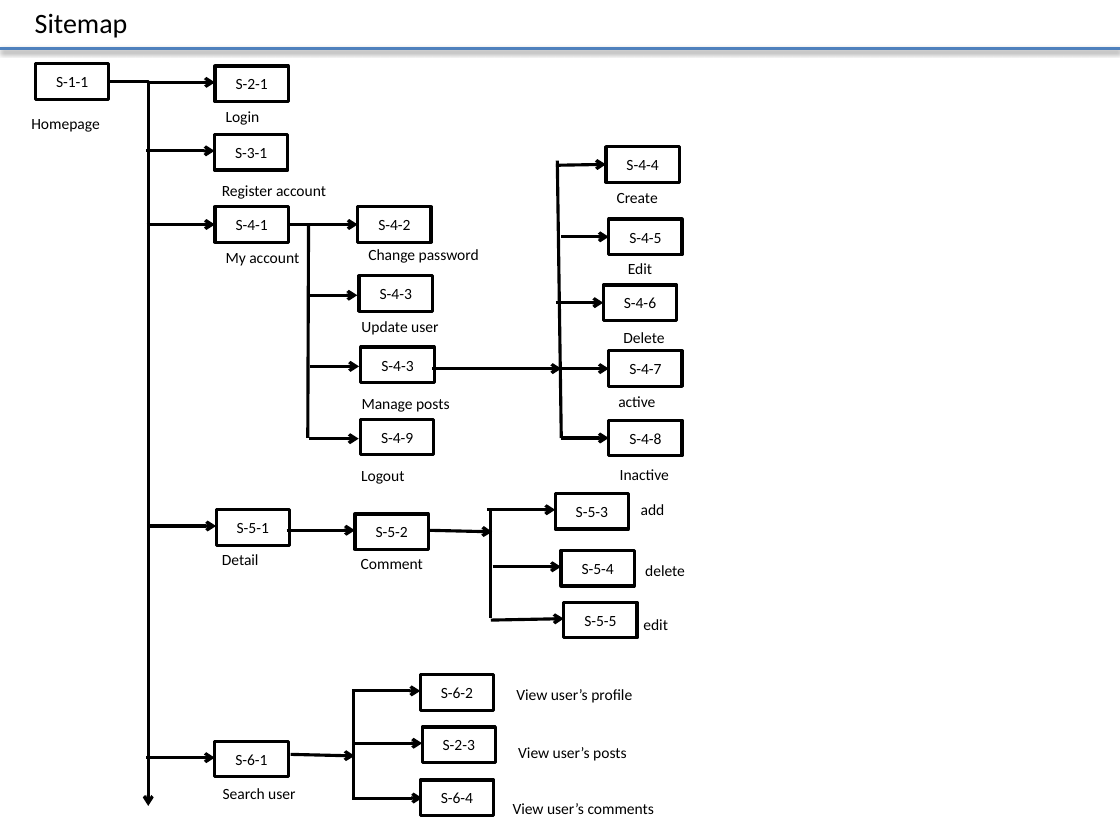
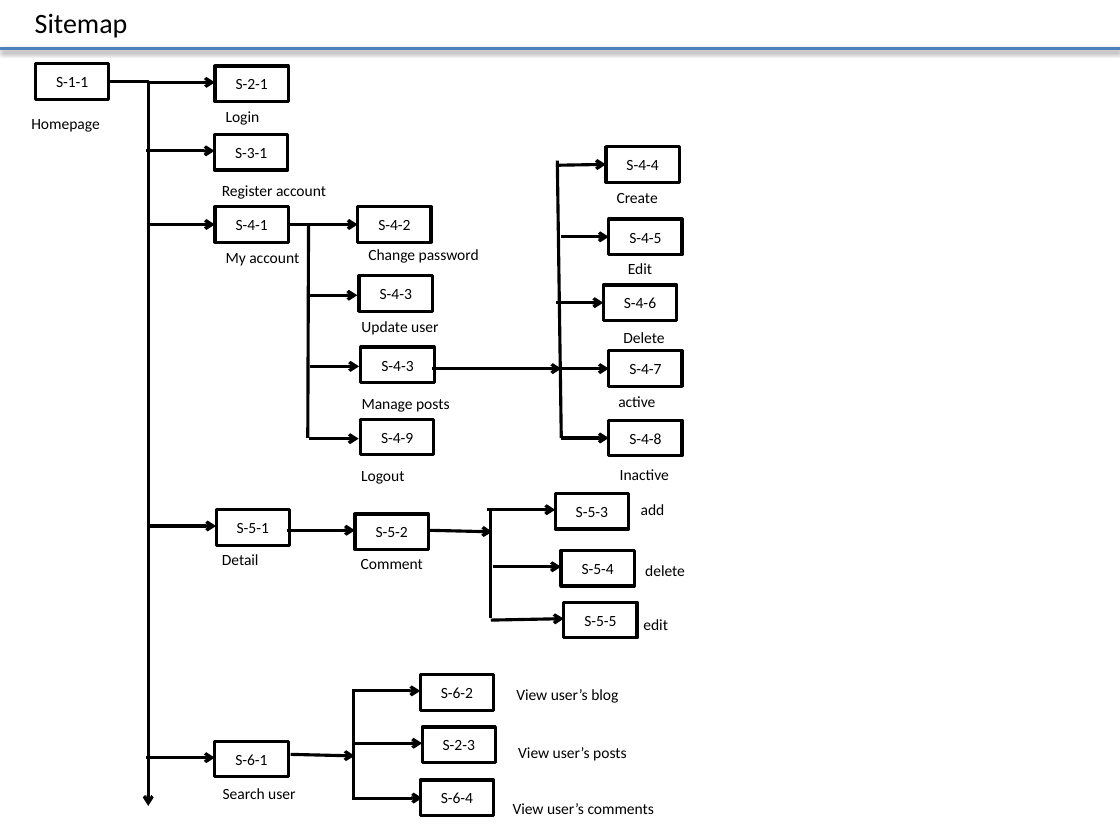
Before and after one commit to Mulodo-PHP-Training/miniblog-lam.vy, a slide deck: slide 2 of doc/frontend/wireframe/TRN-MiniBlog_WireframeDesign_LAMVY.pptx. Drawn at 1120x840 pixels with LibreOffice and Linux fonts; fonts in the diff are those of the drawing. Boxes give left, top, right and bottom in pixels: in the first picture for what was removed or moved away, otherwise in the second. Text is boxed around its words. In the diff, an @@ line names an element or a change of style, - is before the commit and + after.

Commit message:
Update design wireframe 3 function : update user, search user and change password

```diff
--- a/doc/frontend/wireframe/TRN-MiniBlog_WireframeDesign_LAMVY.pptx
+++ b/doc/frontend/wireframe/TRN-MiniBlog_WireframeDesign_LAMVY.pptx
@@ text at [516, 689, 618, 703]: text changed @@
-View user’s profile
+View user’s blog
```
Also in this commit, not shown: 3 slides added.
